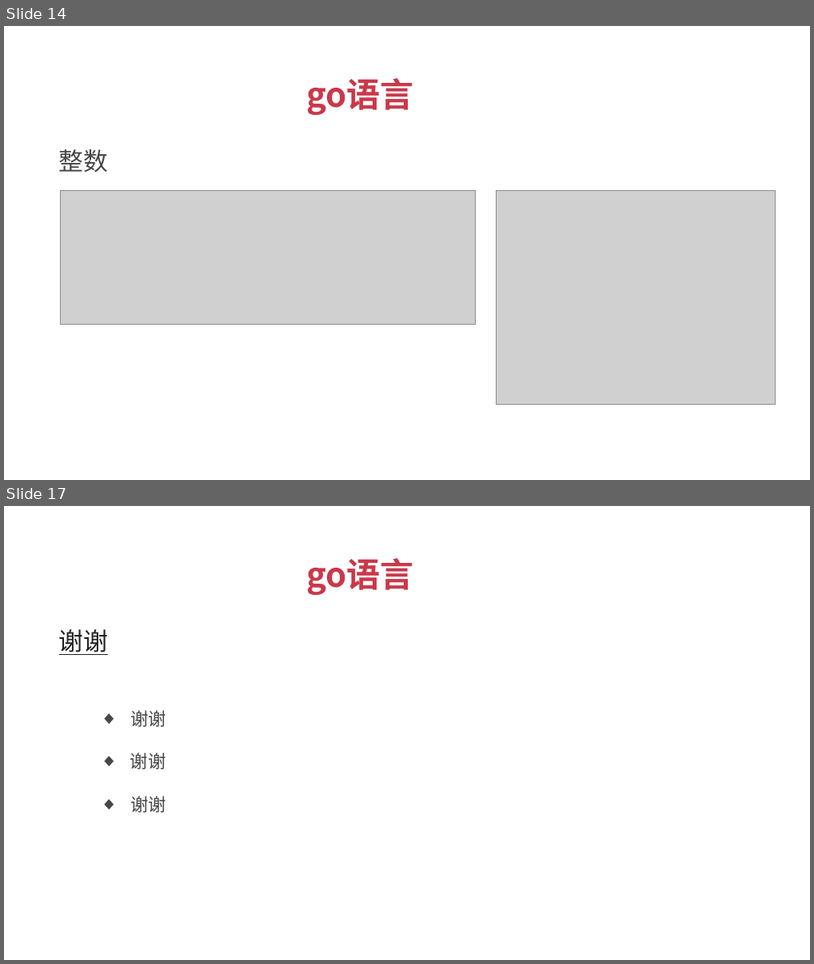
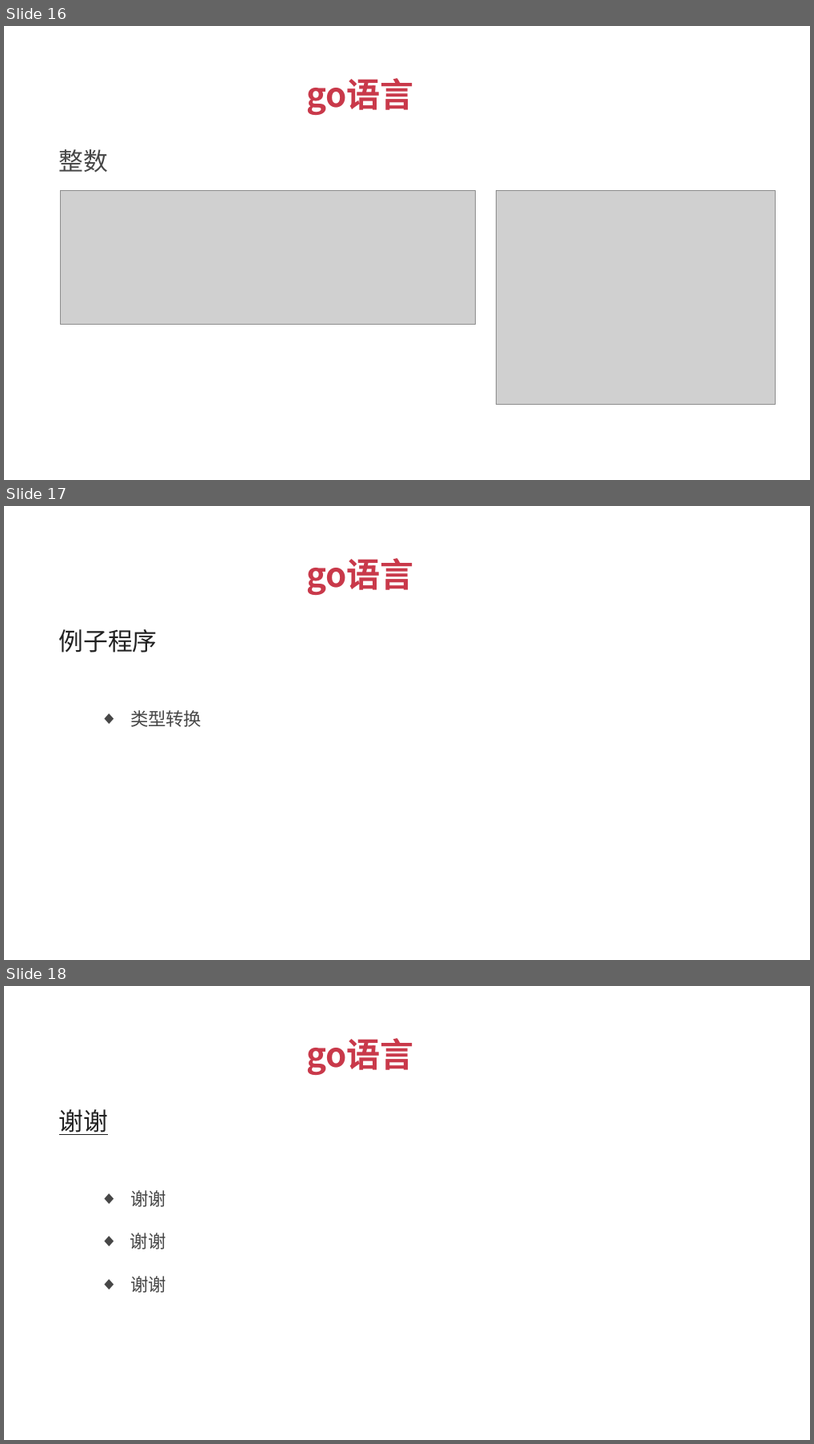
Before and after one commit to xuqiang76/golang, a slide deck: tuling/go语言_傻大猫.pptx. Shown one above the other, each under a label of ours: slides 14 and 17 before the commit, slides 16, 17 and 18 after it; the slides between them are not shown. The pictures are 814x964 and 814x1444 pixels, drawn with LibreOffice and Linux fonts; fonts in the diff are those of the drawing; grey boxes stand for pictures. Boxes give left, top, right and bottom in pixels: in the first picture for what was removed or moved away, otherwise in the second. Text is boxed around its words. In the diff, an @@ line names an element or a change of style, - is before the commit and + after.

```diff
--- a/tuling/go语言_傻大猫.pptx
+++ b/tuling/go语言_傻大猫.pptx
@@ slide 17 added at <box>4,506,810,960</box>, background #FFFFFF @@
@@ text added at <box>306,558,414,595</box>, 30 pt, text #C9394A, bold @@
+go语言
@@ text added at <box>59,629,158,652</box>, 22 pt, text #212121, bold @@
+例子程序
@@ text added at <box>130,710,202,727</box>, 16 pt, text #474747 @@
+  ◆ 类型转换
@@ what was slide 14 is now slide 16 @@
@@ what was slide 17 is now slide 18 @@
```
Also in this commit, not shown: 3 slides changed, 3 other slides added, 2 other files.
